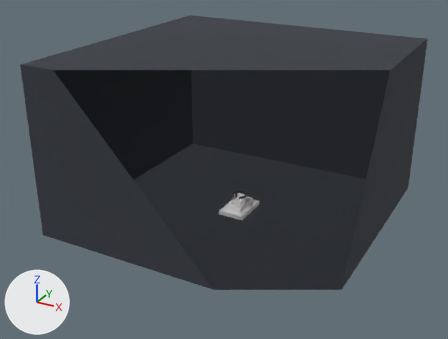
The glTF model data/assets/Blender/Crypt.glb, before and after one commit.
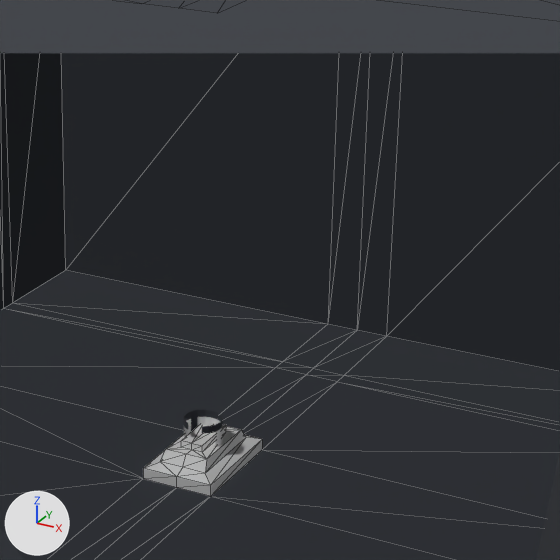
There are two pictures of each version: one whole from a 50 mm camera at (39.3, -76.3, 44.3) aimed at (-1.1, -2.9, 7.6), one close up on the part from 38% to 80% of the width and 15% to 71% of the height. Arrows for +X, +Y and +Z are at lower left; the lights stay in place. The older version's two pictures come first. The close-ups show mesh edges as thin lines. Everything nearer to the camera than a plane just in front of the edit is cut away.
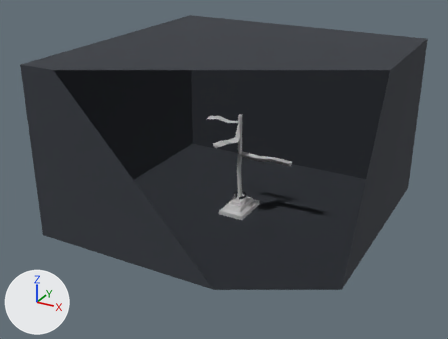
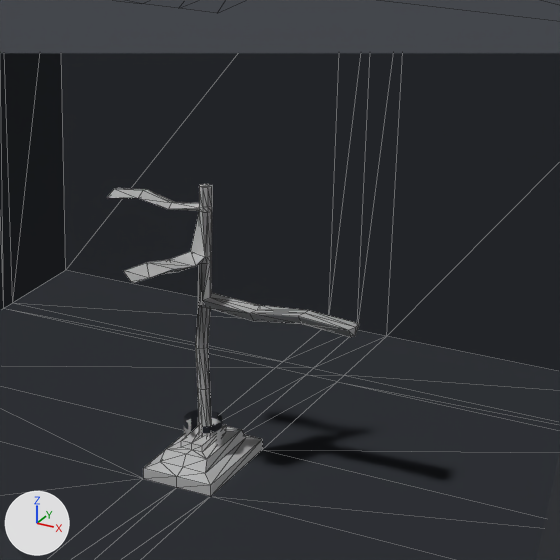
Where the change shows, as pixel boxes (x1, y1, x2, y2) in the close-ups (560 x 560 px):
'Cylinder', added: after (107, 184, 360, 437)

The edits, one by one:
Mesh me_cylinder_001 is new.
It has 136 vertices, 268 faces and spans x -5.2..8.2, y -4.5..1.0, z -0.1..15.4.
Object 'Cylinder' (ob_cylinder) is new; it shows me_cylinder_001.
Its location is (0.0, 0.0, 0.0).
